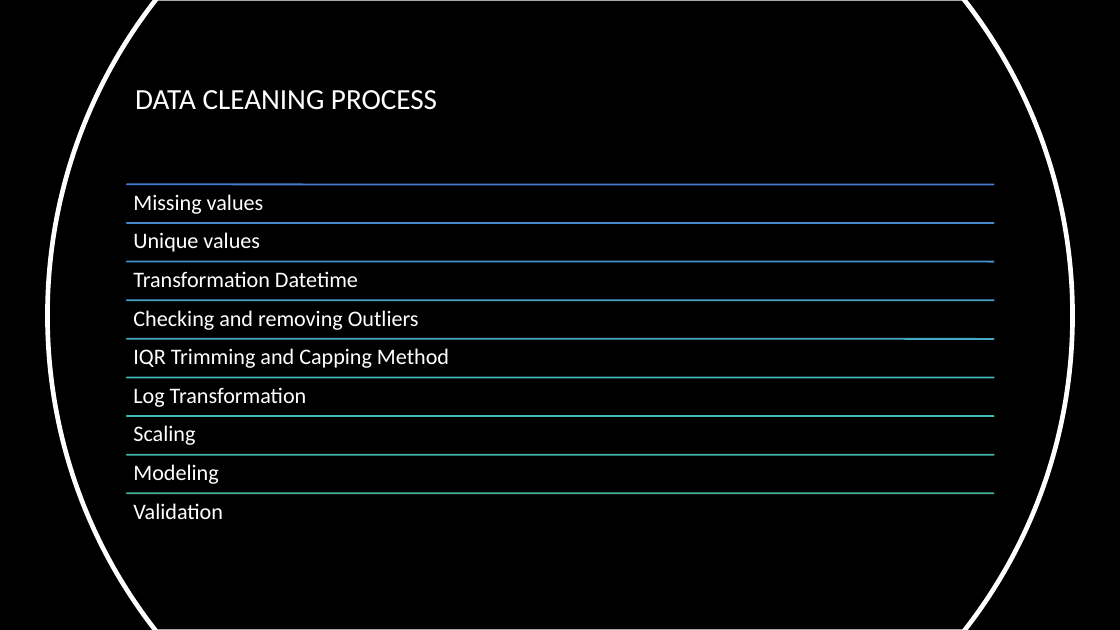
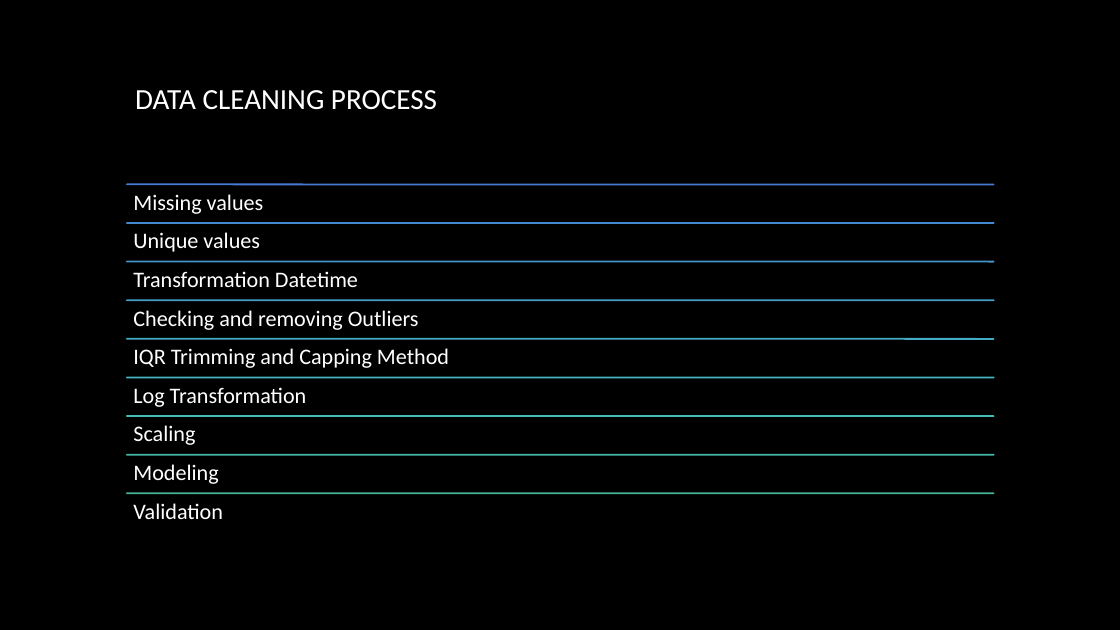
Before and after one commit to ChrisFreyre/Walmart-Capstone-Project, a slide deck: slide 5 of walmart_presentation.pptx. Drawn at 1120x630 pixels with LibreOffice and Linux fonts; fonts in the diff are those of the drawing; background and template pictures are left out. Boxes give left, top, right and bottom in pixels: in the first picture for what was removed or moved away, otherwise in the second. Text is boxed around its words. In the diff, an @@ line names an element or a change of style, - is before the commit and + after.

```diff
--- a/walmart_presentation.pptx
+++ b/walmart_presentation.pptx
@@ freeform shape removed at <box>47,0,1072,630</box> @@
```
Also in this commit, not shown: 4 other slides changed, 1 slide added, 1 other file.
